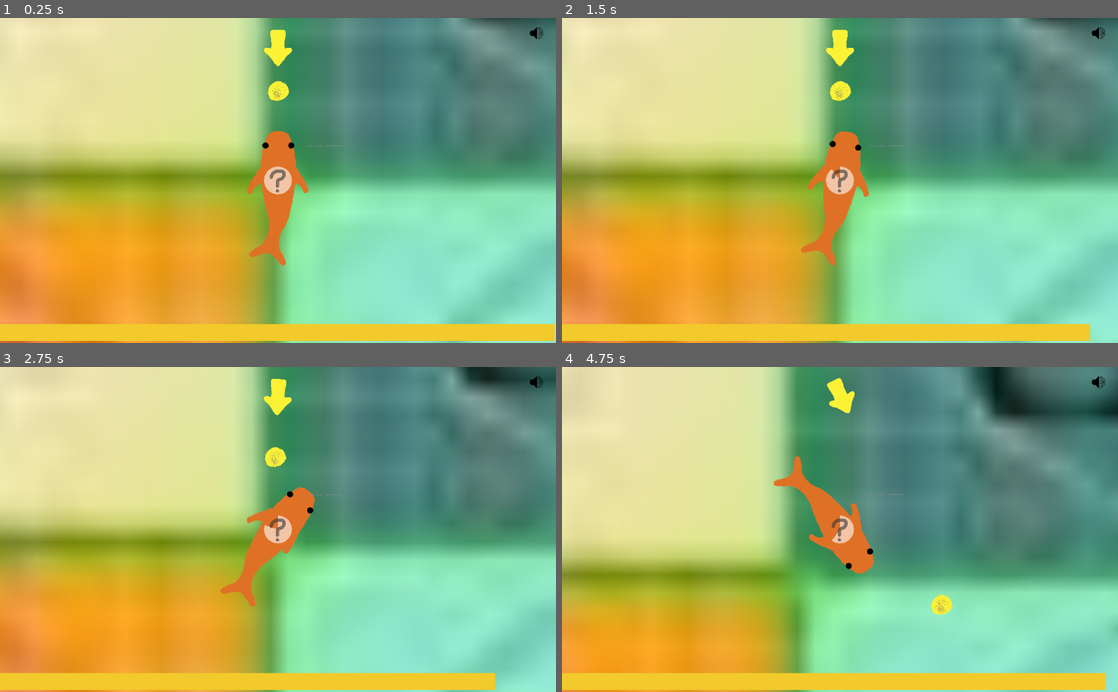
Above: before the commit, frames 1-4 (two rows, left to right).
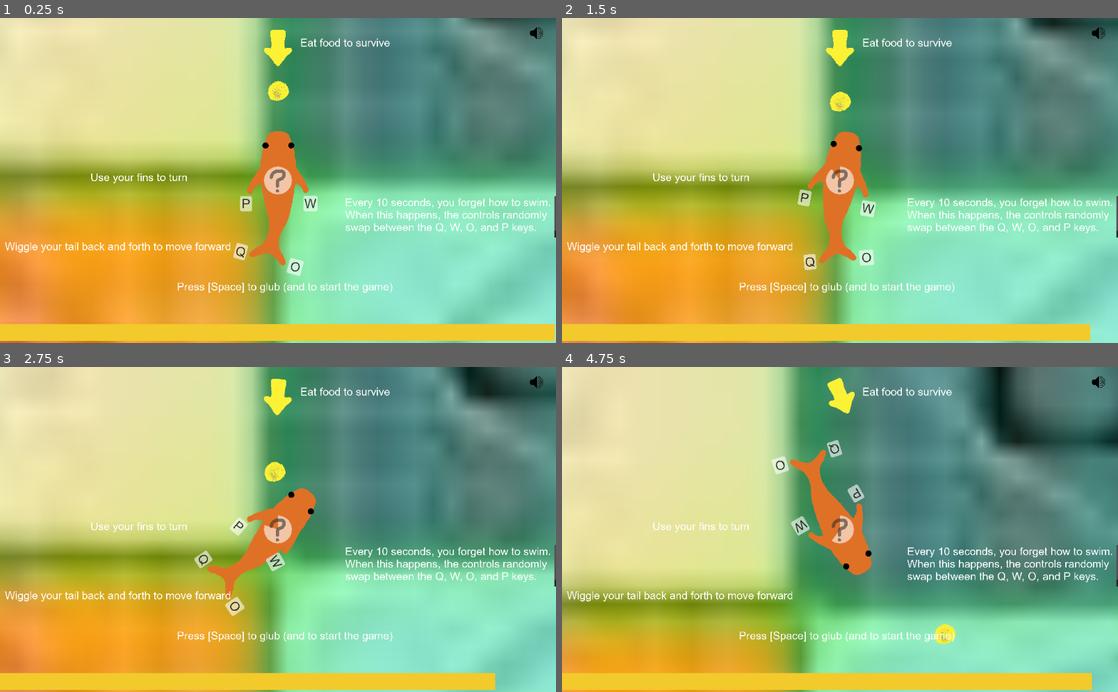
Above: after the commit, the same moments.

Repository: JordanLevy/LudumDare51
Game: Godot game, scene res://Scenes/Main.tscn
The game is run twice, just before and just after one commit, with the same random seed, the same clock (stepped at 60 frames per second) and the same inputs.
Inputs:
- Up to frame 1 (0.25 s): no input
- Up to frame 2 (1.5 s): tap Space at 0.5, 0.77, 1.25 s; hold W 0.53-1.28 s; tap Q at 0.6 s; tap O at 0.8, 1.35 s
- Up to frame 3 (2.75 s): tap Space at 1.52, 2 s; tap P at 1.55, 2.1 s; hold W from 2.03 s (still down); tap Q at 2.3 s
- Up to frame 4 (4.75 s): tap Space at 2.75, 3.02, 3.5, 3.77, 4.25, 4.52 s; tap Q at 2.85, 4.55 s; tap O at 3.05, 3.6 s; release W at 3.53 s; tap P at 3.8, 4.35 s

The runs differ from the first frame. In frame 1, 2.7% of the frame differs, in the area x 0-100%, y 6-85%; in frame 2, 13%; in frame 3, 17%; in frame 4, 30%, in the area x 0-100%, y 3-100%.

Commit message:
Input labels for controls

Diff:
--- /dev/null
+++ b/Game/Assets/Fonts/Arial.tres
@@ -0,0 +1,8 @@
+[gd_resource type="DynamicFont" load_steps=2 format=2]
+
+[ext_resource path="res://Assets/Fonts/arial.ttf" type="DynamicFontData" id=1]
+
+[resource]
+size = 60
+use_mipmaps = true
+font_data = ExtResource( 1 )
--- /dev/null
+++ b/Game/Assets/Fonts/Arial_Controls.tres
@@ -0,0 +1,8 @@
+[gd_resource type="DynamicFont" load_steps=2 format=2]
+
+[ext_resource path="res://Assets/Fonts/arial.ttf" type="DynamicFontData" id=1]
+
+[resource]
+size = 70
+use_mipmaps = true
+font_data = ExtResource( 1 )
--- a/Game/Scenes/FishMotion.gd
+++ b/Game/Scenes/FishMotion.gd
@@ -5,20 +5,47 @@
 export(NodePath) onready var anim_lf = get_node(anim_lf) as AnimationPlayer
 export(NodePath) onready var anim_rf = get_node(anim_rf) as AnimationPlayer
 export(NodePath) onready var splash_sound = get_node(splash_sound) as AudioStreamPlayer
+export(NodePath) onready var lf_label = get_node(lf_label) as Button
+export(NodePath) onready var rf_label = get_node(rf_label) as Button
+export(NodePath) onready var lt_label = get_node(lt_label) as Button
+export(NodePath) onready var rt_label = get_node(rt_label) as Button
 
-var controls_list : Array = [KEY_Q, KEY_W, KEY_O, KEY_P]
+var controls_list : Array
+var lf_key
+var rf_key
+var lt_key
+var rt_key
 
 var lf_down = false
 var rf_down = false
 var lt_down = false
 var rt_down = false
 
-var lf_key = controls_list[0]
-var rf_key = controls_list[1]
-var lt_key = controls_list[2]
-var rt_key = controls_list[3]
+var tail_side = -1
 
-var tail_side = -1
+func get_key_letter(val):
+	if val == KEY_Q:
+		return "Q"
+	elif val == KEY_W:
+		return "W"
+	elif val == KEY_O:
+		return "O"
+	elif val == KEY_P:
+		return "P"
+	return "-"
+
+
+func set_control_labels():
+	lf_label.text = get_key_letter(lf_key)
+	rf_label.text = get_key_letter(rf_key)
+	lt_label.text = get_key_letter(lt_key)
+	rt_label.text = get_key_letter(rt_key)
+
+func release_all_buttons():
+	lf_down = false
+	rf_down = false
+	lt_down = false
+	rt_down = false
 
 func shuffle():
 	controls_list.shuffle()
@@ -26,30 +53,27 @@
 	rf_key = controls_list[1]
 	lt_key = controls_list[2]
 	rt_key = controls_list[3]
-	display()
-
-func display():
-	print(controls_list)
+	release_all_buttons()
+	set_control_labels()
 
 func on_main_menu():
 	controls_list = [KEY_Q, KEY_W, KEY_O, KEY_P]
 	global_position = Vector2.ZERO
 	global_rotation = 0
 	shuffle()
-	display()
 
 func on_start_game():
-	display()
+	pass
 
 func on_game_over():
-	pass
+	release_all_buttons()
 
 func _ready():
 	GameEvents.connect("MainMenu", self, 'on_main_menu')
 	GameEvents.connect("StartGame", self, 'on_start_game')
 	GameEvents.connect("GameOver", self, 'on_game_over')
 	GameEvents.connect("ForgetControls", self, "shuffle")
-	#randomize()
+	GameEvents.emit_signal("MainMenu")
 
 func _physics_process(delta):
 	var flipper_side = 0
@@ -118,12 +142,12 @@
 			rt_down = false
 
 func _input(event):
-	print(GameEvents.game_state)
 	if GameEvents.game_state == GameEvents.MAIN_MENU:
 		if event is InputEventKey and event.pressed:
 			if event.scancode == KEY_SPACE:
 				GameEvents.emit_signal("StartGame")
-	elif GameEvents.game_state == GameEvents.PLAYING:
+		game_input(event)
+	if GameEvents.game_state == GameEvents.PLAYING:
 		game_input(event)
 	elif GameEvents.game_state == GameEvents.GAME_OVER:
 		if event is InputEventKey and event.pressed:
--- a/Game/Scenes/Main.tscn
+++ b/Game/Scenes/Main.tscn
@@ -15,10 +15,19 @@
 [ext_resource path="res://Scenes/Glub.gd" type="Script" id=13]
 [ext_resource path="res://Assets/Audio/glub_sound_effect2.wav" type="AudioStream" id=14]
 [ext_resource path="res://Assets/Audio/glub_sound_effect1.wav" type="AudioStream" id=15]
+[ext_resource path="res://Assets/Fonts/Arial.tres" type="DynamicFont" id=16]
+[ext_resource path="res://Assets/Fonts/Arial_Controls.tres" type="DynamicFont" id=17]
 
 [sub_resource type="CapsuleShape2D" id=7]
 radius = 97.1428
 height = 359.714
+
+[sub_resource type="StyleBoxFlat" id=29]
+bg_color = Color( 1, 1, 1, 0.588235 )
+corner_radius_top_left = 10
+corner_radius_top_right = 10
+corner_radius_bottom_right = 10
+corner_radius_bottom_left = 10
 
 [sub_resource type="Animation" id=1]
 resource_name = "FlipperLeft"
@@ -1007,6 +1016,10 @@
 anim_lf = NodePath("FishRig/AnimationPlayerLF")
 anim_rf = NodePath("FishRig/AnimationPlayerRF")
 splash_sound = NodePath("SplashPlayer")
+lf_label = NodePath("FishRig/Torso/LFlipper/LFlipperButton")
+rf_label = NodePath("FishRig/Torso/RFlipper/RFlipperButton")
+lt_label = NodePath("FishRig/Torso/Tail/LTailButton")
+rt_label = NodePath("FishRig/Torso/Tail/RTailButton")
 
 [node name="SplashPlayer" type="AudioStreamPlayer" parent="FishRigidBody"]
 stream = ExtResource( 12 )
@@ -1038,17 +1051,62 @@
 region_enabled = true
 region_rect = Rect2( 750, 330, 150, 155 )
 
+[node name="LFlipperButton" type="Button" parent="FishRigidBody/FishRig/Torso/LFlipper"]
+margin_left = -109.0
+margin_top = 86.0
+margin_right = -43.0
+margin_bottom = 171.0
+custom_colors/font_color_disabled = Color( 0, 0, 0, 0.784314 )
+custom_fonts/font = ExtResource( 17 )
+custom_styles/disabled = SubResource( 29 )
+disabled = true
+text = "-"
+
 [node name="RFlipper" type="Sprite" parent="FishRigidBody/FishRig/Torso"]
 position = Vector2( 105, 0 )
 texture = ExtResource( 4 )
 region_enabled = true
 region_rect = Rect2( 750, 95, 130, 155 )
 
+[node name="RFlipperButton" type="Button" parent="FishRigidBody/FishRig/Torso/RFlipper"]
+margin_left = 35.0
+margin_top = 85.0
+margin_right = 101.0
+margin_bottom = 170.0
+custom_colors/font_color_disabled = Color( 0, 0, 0, 0.784314 )
+custom_fonts/font = ExtResource( 17 )
+custom_styles/disabled = SubResource( 29 )
+disabled = true
+text = "-"
+
 [node name="Tail" type="Sprite" parent="FishRigidBody/FishRig/Torso"]
+show_behind_parent = true
 position = Vector2( 0, 290 )
 texture = ExtResource( 4 )
 region_enabled = true
 region_rect = Rect2( 83, 179, 215, 330 )
+
+[node name="LTailButton" type="Button" parent="FishRigidBody/FishRig/Torso/Tail"]
+margin_left = -186.0
+margin_top = 106.0
+margin_right = -120.0
+margin_bottom = 191.0
+custom_colors/font_color_disabled = Color( 0, 0, 0, 0.784314 )
+custom_fonts/font = ExtResource( 17 )
+custom_styles/disabled = SubResource( 29 )
+disabled = true
+text = "-"
+
+[node name="RTailButton" type="Button" parent="FishRigidBody/FishRig/Torso/Tail"]
+margin_left = 121.0
+margin_top = 110.0
+margin_right = 199.0
+margin_bottom = 195.0
+custom_colors/font_color_disabled = Color( 0, 0, 0, 0.784314 )
+custom_fonts/font = ExtResource( 17 )
+custom_styles/disabled = SubResource( 29 )
+disabled = true
+text = "-"
 
 [node name="AnimationPlayerTail" type="AnimationPlayer" parent="FishRigidBody/FishRig"]
 autoplay = "Idle"
@@ -1102,6 +1160,7 @@
 
 [node name="Sprite" type="Sprite" parent="Camera2D"]
 position = Vector2( 0, -747 )
+rotation = 3.14159
 texture = ExtResource( 9 )
 script = ExtResource( 10 )
 food_node = NodePath("../../Food")
@@ -1124,11 +1183,45 @@
 tint_progress = Color( 1, 1, 1, 0.588235 )
 script = ExtResource( 8 )
 
-[node name="Label" type="Label" parent="Camera2D"]
-margin_left = 161.0
-margin_top = -199.0
-margin_right = 353.0
-margin_bottom = -148.0
-text = "fdgdfgdfgdfgdfgrrwerwerwerwe"
+[node name="RichTextLabel" type="RichTextLabel" parent="Camera2D"]
+margin_left = 123.0
+margin_top = -797.0
+margin_right = 641.0
+margin_bottom = -709.0
+custom_fonts/normal_font = ExtResource( 16 )
+text = "Eat food to survive"
+
+[node name="RichTextLabel2" type="RichTextLabel" parent="Camera2D"]
+margin_left = 371.0
+margin_top = 87.0
+margin_right = 1538.0
+margin_bottom = 317.0
+custom_fonts/normal_font = ExtResource( 16 )
+text = "Every 10 seconds, you forget how to swim. When this happens, the controls randomly swap between the Q, W, O, and P keys.
+"
+
+[node name="RichTextLabel3" type="RichTextLabel" parent="Camera2D"]
+margin_left = -558.0
+margin_top = 554.0
+margin_right = 664.0
+margin_bottom = 671.0
+custom_fonts/normal_font = ExtResource( 16 )
+text = "Press [Space] to glub (and to start the game)"
+
+[node name="RichTextLabel4" type="RichTextLabel" parent="Camera2D"]
+margin_left = -1509.0
+margin_top = 331.0
+margin_right = -245.0
+margin_bottom = 501.0
+custom_fonts/normal_font = ExtResource( 16 )
+text = "Wiggle your tail back and forth to move forward"
+
+[node name="RichTextLabel5" type="RichTextLabel" parent="Camera2D"]
+margin_left = -1036.0
+margin_top = -52.0
+margin_right = -267.0
+margin_bottom = 53.0
+custom_fonts/normal_font = ExtResource( 16 )
+text = "Use your fins to turn"
 
 [node name="Music" parent="." instance=ExtResource( 11 )]
Binary file added: Game/Assets/Fonts/arial.ttf
Not shown: 1 places in Game/Scenes/Main.tscn that only renumber resources
